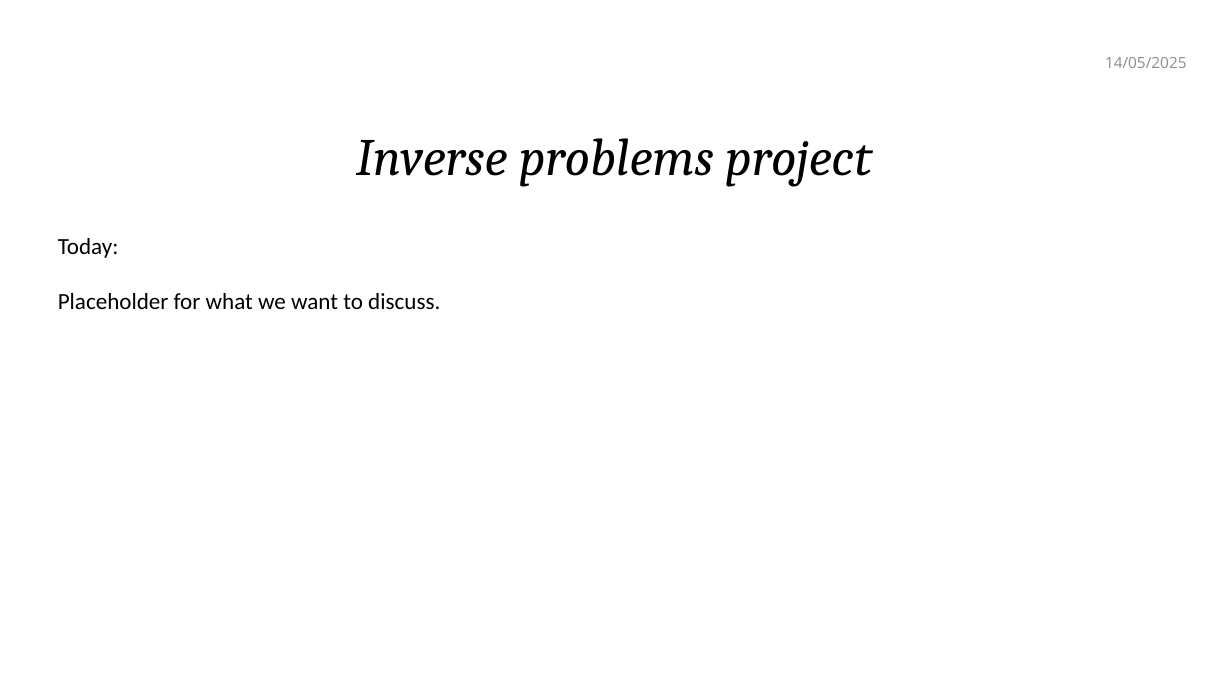
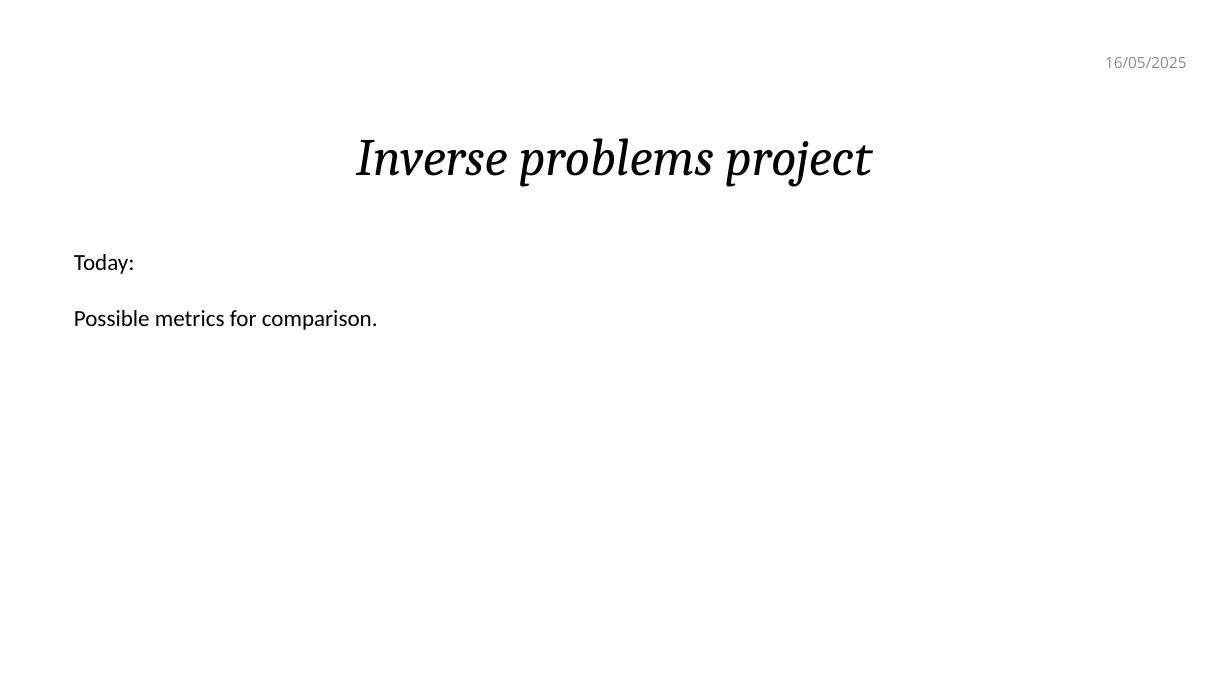
Before and after one commit to GijsBartholomeus/Inverse_probelms_course, a slide deck: slide 1 of powerpoint/Inverse problems project.pptx. Drawn at 1232x693 pixels with LibreOffice and Linux fonts; fonts in the diff are those of the drawing; background and template pictures are left out. Boxes give left, top, right and bottom in pixels: in the first picture for what was removed or moved away, otherwise in the second. Text is boxed around its words. In the diff, an @@ line names an element or a change of style, - is before the commit and + after.

```diff
--- a/powerpoint/Inverse problems project.pptx
+++ b/powerpoint/Inverse problems project.pptx
@@ text at (1105, 57, 1187, 68): text changed @@
-14/05/2025
+16/05/2025
@@ text "Today:": place and size @@
-text "Today:" at (58, 238, 440, 309)
+text "Today:" at (74, 254, 378, 330)
@@ text at (74, 310, 378, 330): text changed @@
-Placeholder for what we want to discuss.
+Possible metrics for comparison.
```
Also in this commit, not shown: 7 other slides changed, 1 slide removed, 20 other files.
